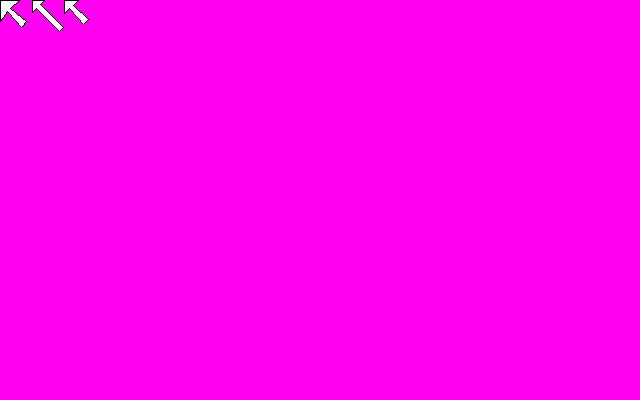
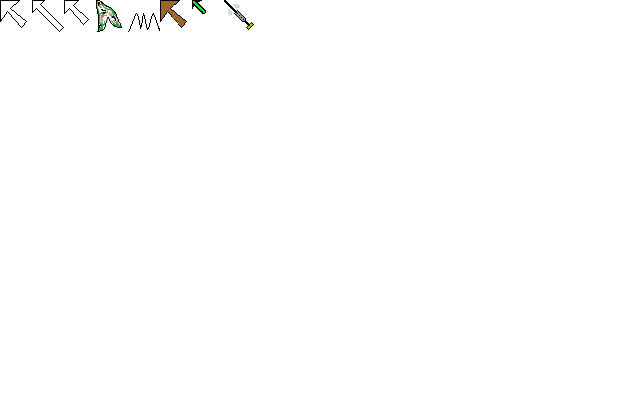
The second 640×400 image is a revision of the first. Changes to its layers:
renamed "cursors #1" to "cusors", painted on it over [0, 0, 254, 32]
removed layer "bg" over [0, 0, 640, 400]
